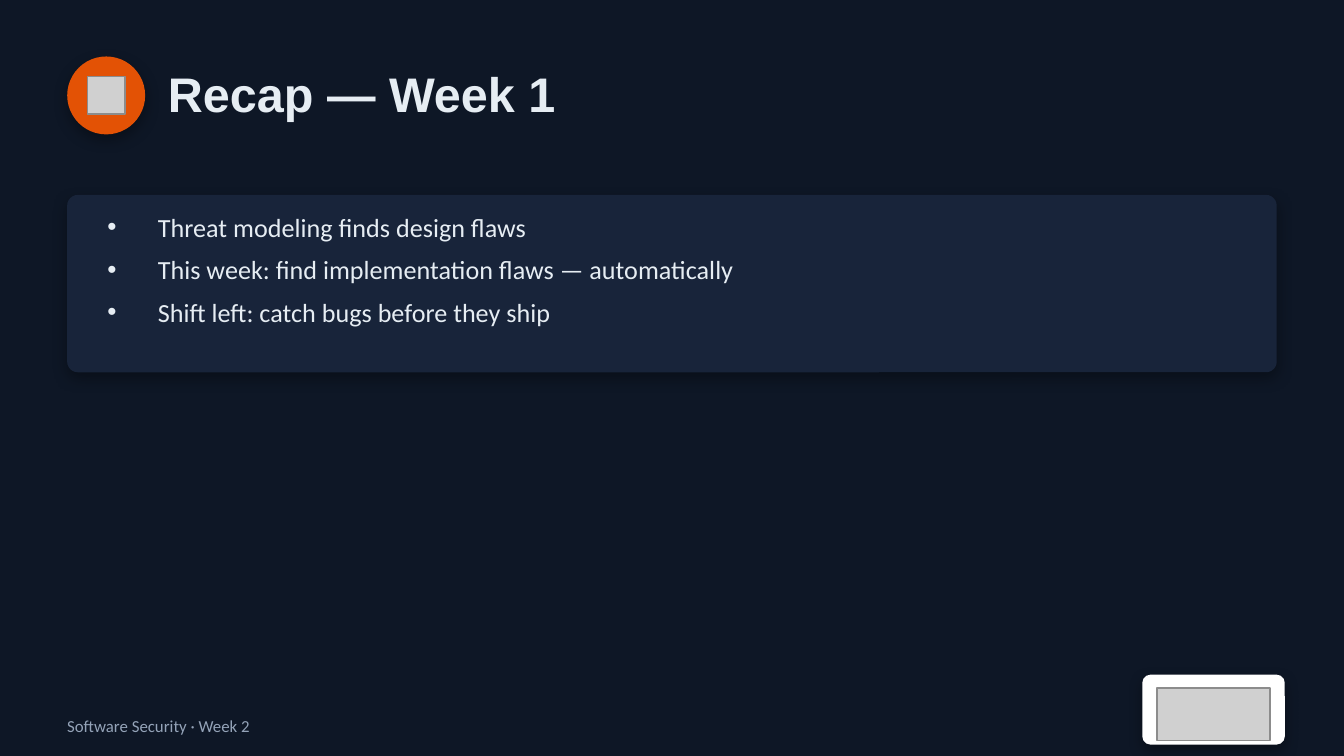
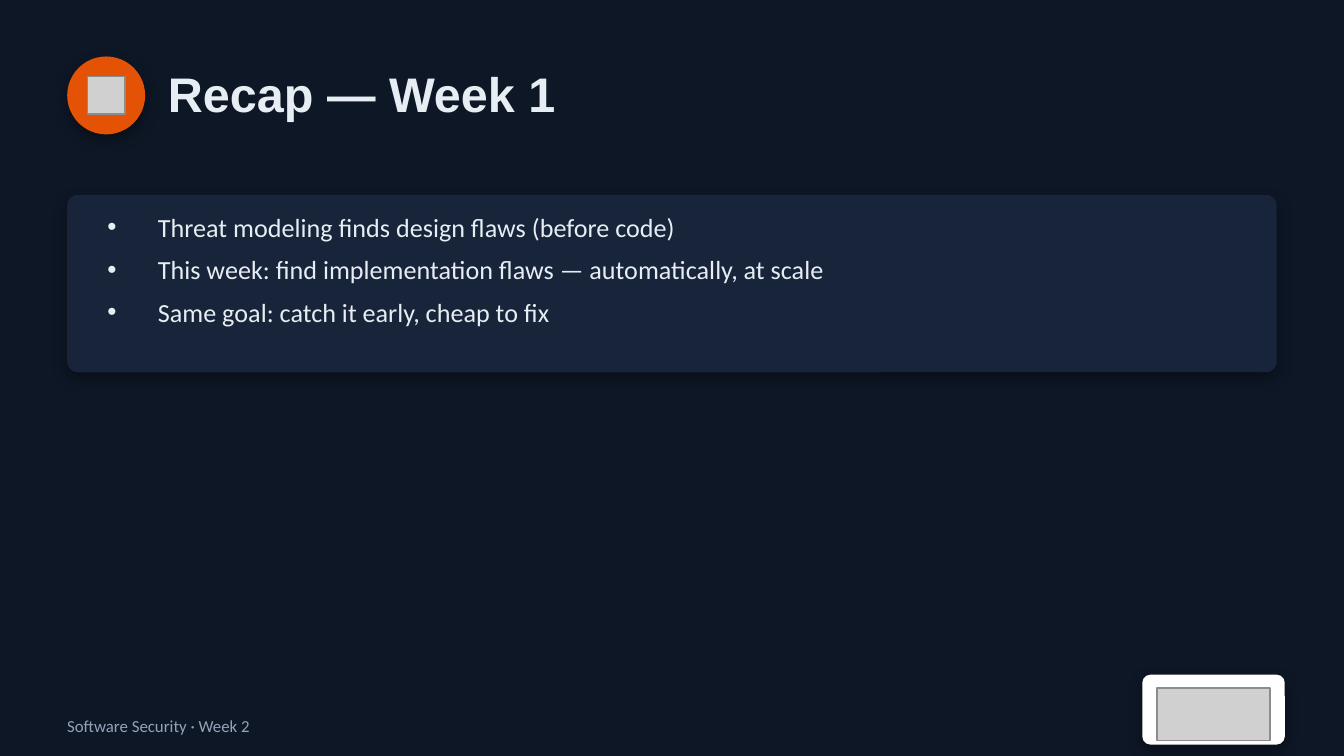
Before and after one commit to nutthakorn7/software-security, a slide deck: slide 3 of slides/pptx/week02.pptx. Drawn at 1344x756 pixels with LibreOffice and Linux fonts; fonts in the diff are those of the drawing; grey boxes stand for pictures. Boxes give left, top, right and bottom in pixels: in the first picture for what was removed or moved away, otherwise in the second. Text is boxed around its words. In the diff, an @@ line names an element or a change of style, - is before the commit and + after.

```diff
--- a/slides/pptx/week02.pptx
+++ b/slides/pptx/week02.pptx
@@ text at (158,218,824,327): text changed @@
-• Threat modeling finds design flaws
-• This week: find implementation flaws — automatically
-• Shift left: catch bugs before they ship
+• Threat modeling finds design flaws (before code)
+• This week: find implementation flaws — automatically, at scale
+• Same goal: catch it early, cheap to fix
```
Also in this commit, not shown: 4 other slides changed, 1 slide added, 1 slide removed, 3 other files.
